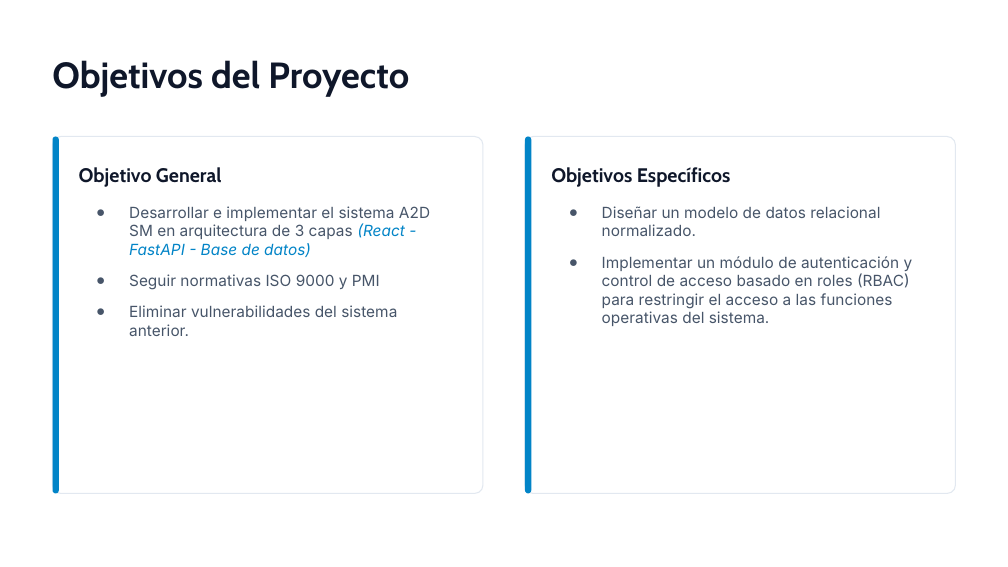
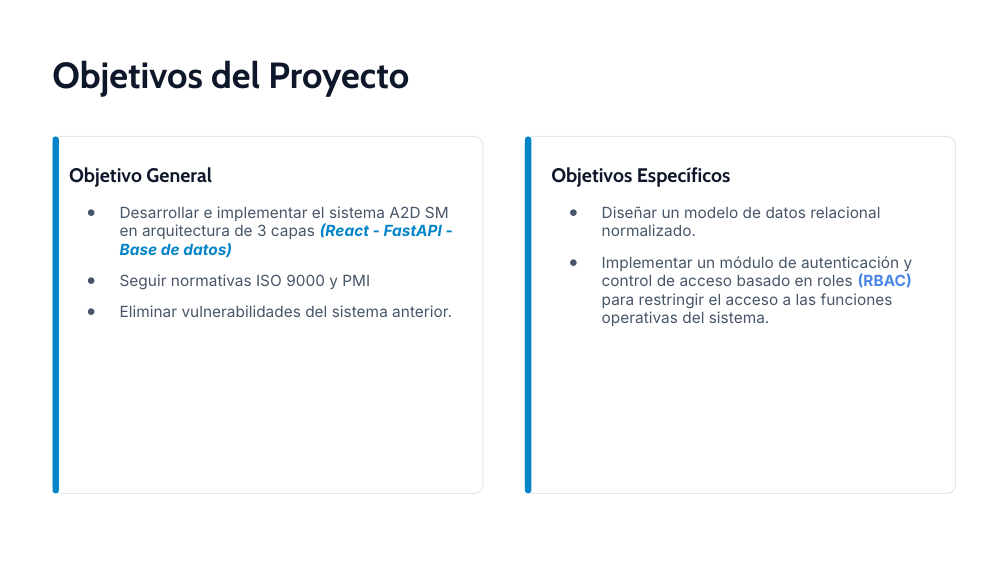
Before and after one commit to Alejandroduoc/A2D_SM, a slide deck: slide 5 of Fase_1/Evidencias_Individuales/Presentacion Proyecto.pptx. Drawn at 1008x567 pixels with LibreOffice and Linux fonts; fonts in the diff are those of the drawing. Boxes give left, top, right and bottom in pixels: in the first picture for what was removed or moved away, otherwise in the second. Text is boxed around its words. In the diff, an @@ line names an element or a change of style, - is before the commit and + after.

```diff
--- a/Fase_1/Evidencias_Individuales/Presentacion Proyecto.pptx
+++ b/Fase_1/Evidencias_Individuales/Presentacion Proyecto.pptx
@@ text "Objetivo General": place and size @@
-text "Objetivo General" at bbox=[79, 167, 430, 336]
+text "Objetivo General" at bbox=[69, 167, 452, 317]
@@ text at bbox=[120, 206, 449, 258]: bold on in "(React - FastAPI - Base de datos)" @@
@@ text at bbox=[602, 256, 913, 326]: text colour #475569 to #4A86E8, bold on in "(RBAC)" @@
```
Also in this commit, not shown: 2 other slides changed, 1 other file.
